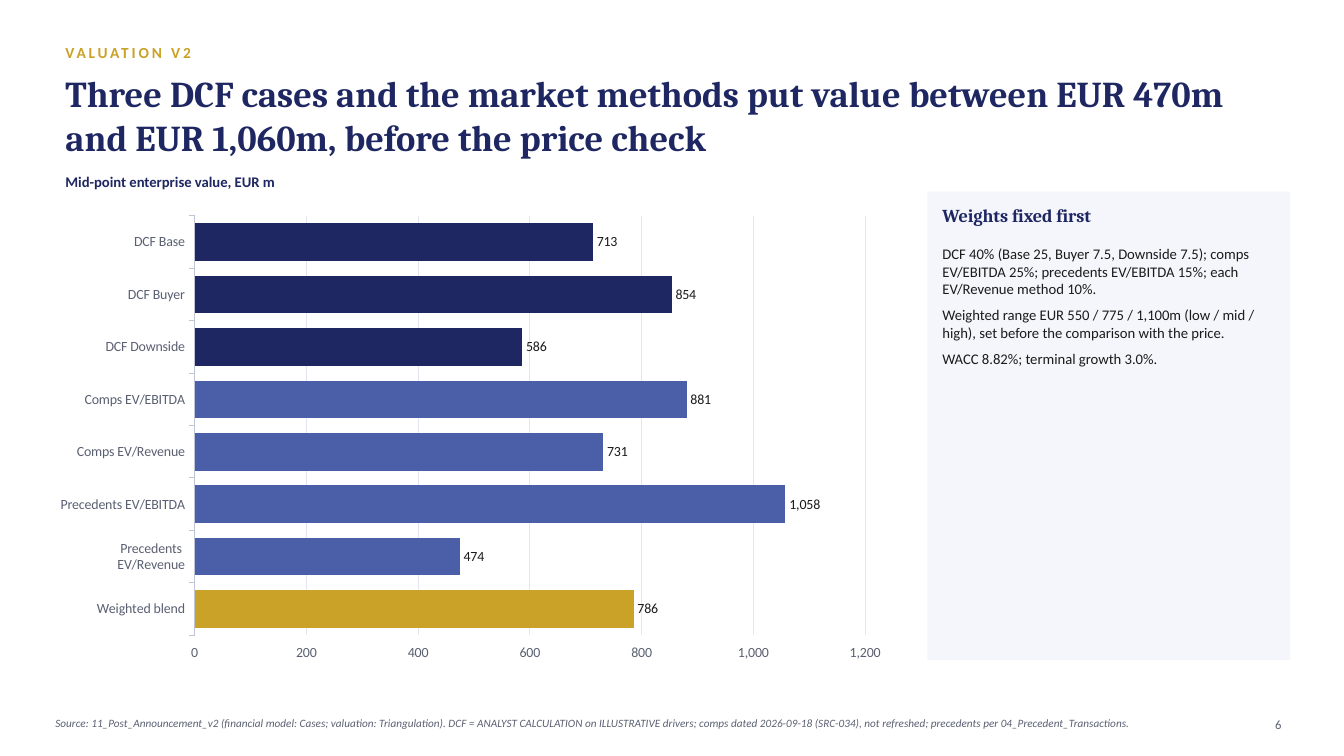
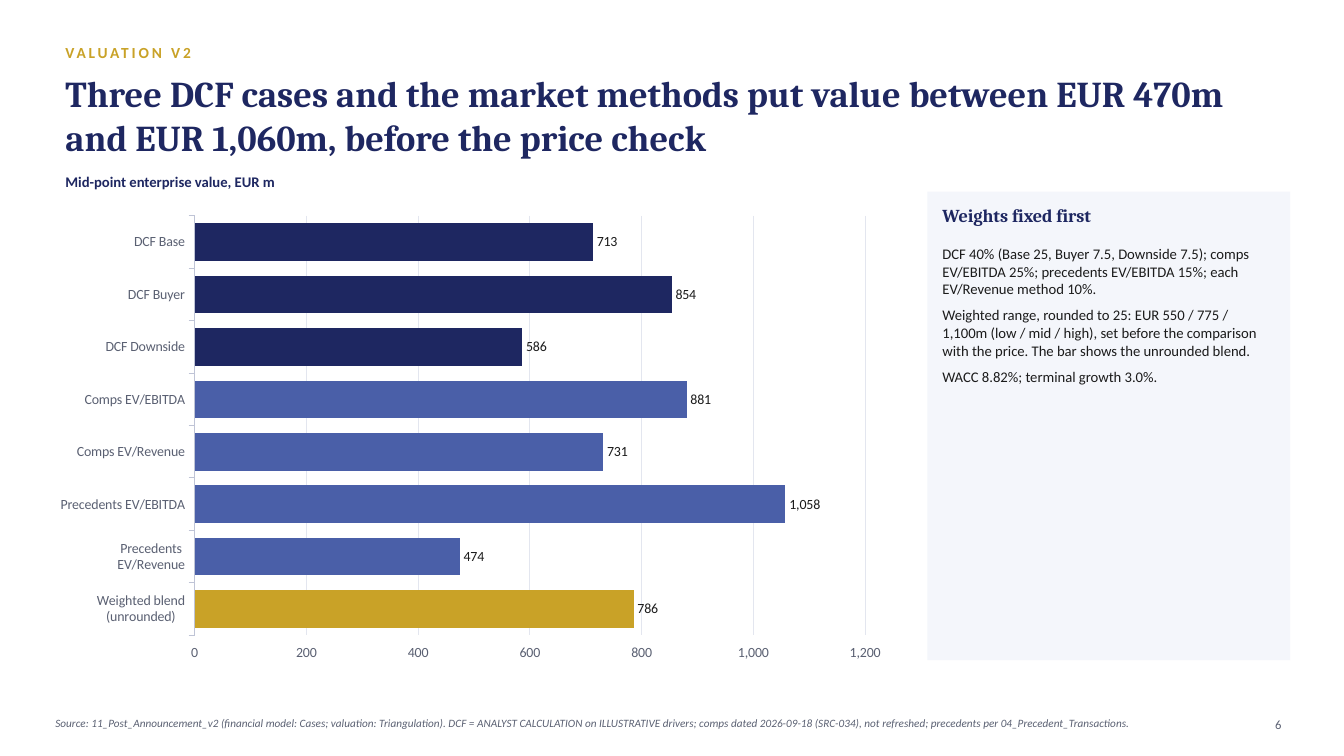
Before and after one commit to swapnilpatil8103-cell/akzonobel-project-southeast-asia-case-study, a slide deck: slide 6 of 11_Post_Announcement_v2/Project_Southeast_Asia_v2_Transaction_Review.pptx. Drawn at 1344x756 pixels with LibreOffice and Linux fonts; fonts in the diff are those of the drawing. Boxes give left, top, right and bottom in pixels: in the first picture for what was removed or moved away, otherwise in the second. Text is boxed around its words. In the diff, an @@ line names an element or a change of style, - is before the commit and + after.

```diff
--- a/11_Post_Announcement_v2/Project_Southeast_Asia_v2_Transaction_Review.pptx
+++ b/11_Post_Announcement_v2/Project_Southeast_Asia_v2_Transaction_Review.pptx
@@ bar chart at (60,207,897,670) @@
-categories: DCF Base, DCF Buyer, DCF Downside, Comps EV/EBITDA, Comps EV/Revenue, Precedents EV/EBITDA, Precedents EV/Revenue, Weighted blend
+categories: DCF Base, DCF Buyer, DCF Downside, Comps EV/EBITDA, Comps EV/Revenue, Precedents EV/EBITDA, Precedents EV/Revenue, Weighted blend (unrounded)
@@ text at (942,310,1257,359): text changed @@
-Weighted range EUR 550 / 775 / 1,100m (low / mid / high), set before the comparison with the price.
+Weighted range, rounded to 25: EUR 550 / 775 / 1,100m (low / mid / high), set before the comparison with the price. The bar shows the unrounded blend.
```
Also in this commit, not shown: 2 other slides changed, 5 other files.
